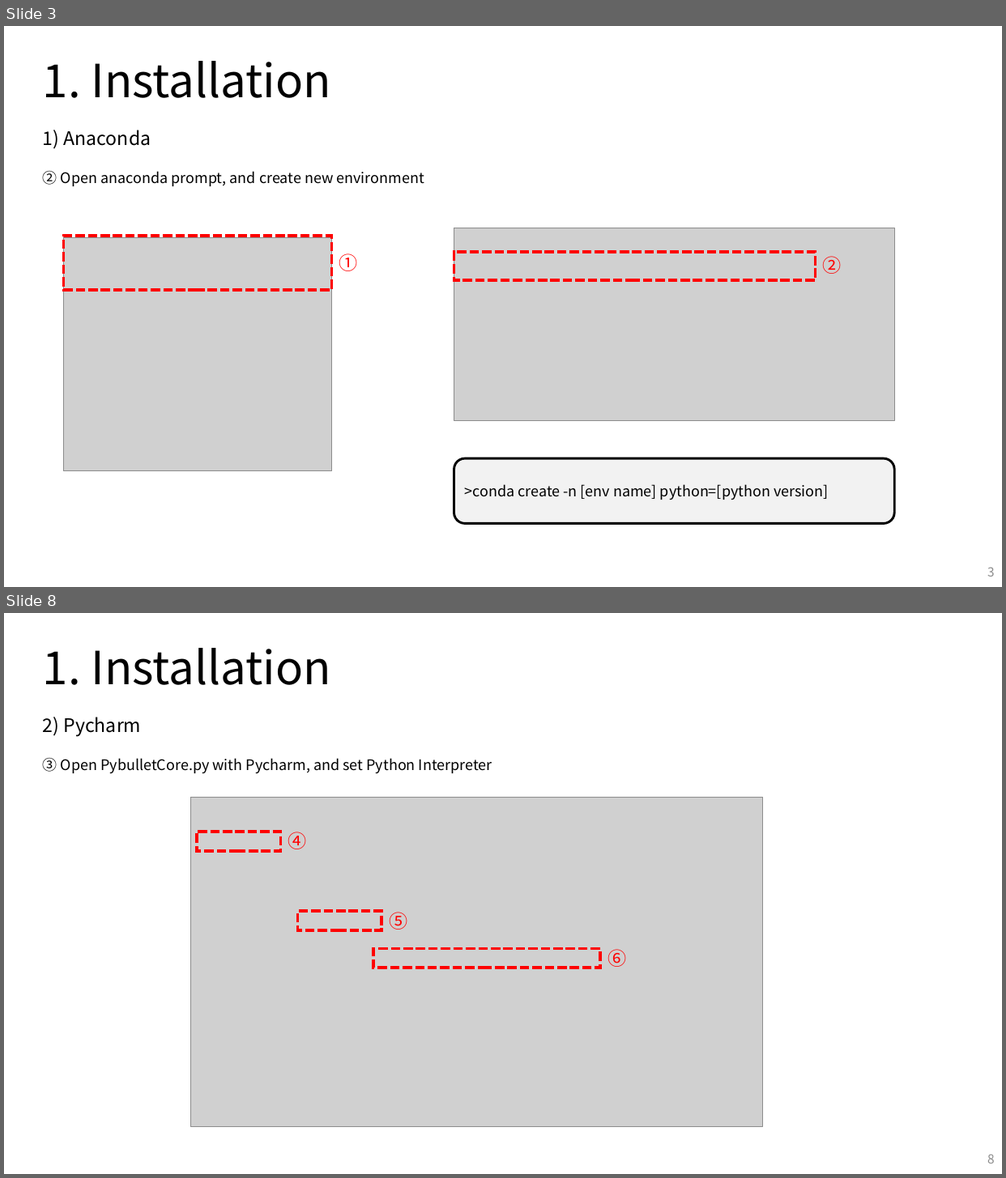
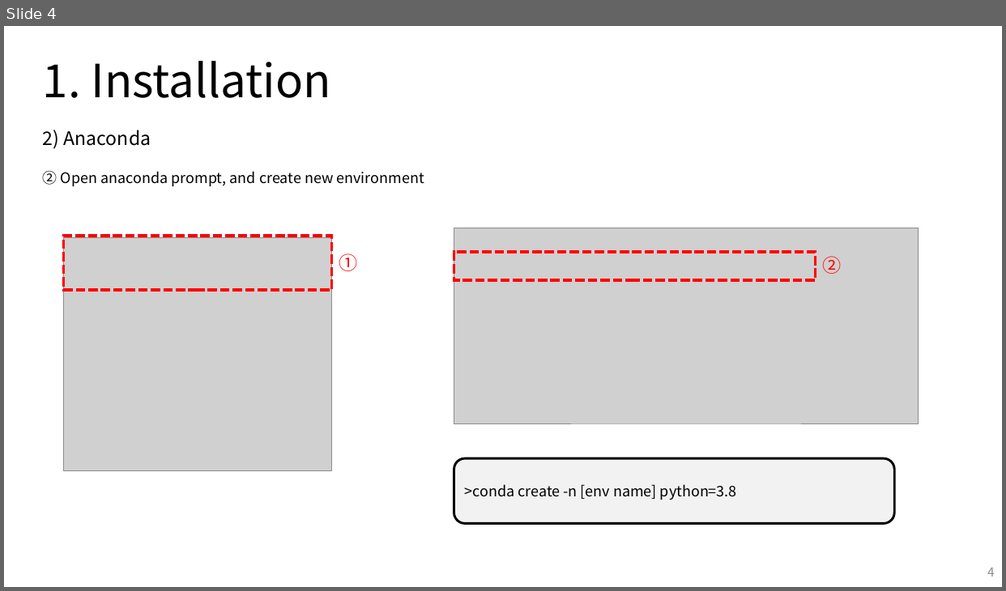
Before and after one commit to 0LYS0/mech439_pybullet, a slide deck: manual/Manual.pptx. Shown one above the other, each under a label of ours: slides 3 and 8 before the commit, slide 4 after it; the slides between them are not shown. The pictures are 1006x1178 and 1006x591 pixels, drawn with LibreOffice and Linux fonts; fonts in the diff are those of the drawing; grey boxes stand for pictures; background and template pictures are left out. Boxes give left, top, right and bottom in pixels: in the first picture for what was removed or moved away, otherwise in the second. Text is boxed around its words. In the diff, an @@ line names an element or a change of style, - is before the commit and + after.

```diff
--- a/manual/Manual.pptx
+++ b/manual/Manual.pptx
@@ slide 8 removed at box(4, 613, 1002, 1174), background #FFFFFF @@
@@ text removed at box(43, 648, 331, 685) @@
-1. Installation
@@ text removed at box(43, 717, 142, 736) @@
-2) Pycharm
@@ text removed at box(43, 758, 492, 773) @@
-③ Open PybulletCore.py with Pycharm, and set Python Interpreter
@@ picture removed at box(191, 797, 763, 1127) @@
@@ rectangle removed at box(197, 832, 280, 851) @@
@@ text removed at box(288, 832, 307, 850) @@
-④
@@ rectangle removed at box(297, 912, 381, 931) @@
@@ text removed at box(389, 912, 407, 930) @@
-⑤
@@ rectangle removed at box(374, 949, 601, 969) @@
@@ text removed at box(607, 949, 626, 967) @@
-⑥
@@ page number removed at box(987, 1154, 995, 1164) @@
-8
@@ what was slide 3 is now slide 4 @@
@@ slide 4 changed as well @@
@@ text at box(43, 130, 151, 149): text changed @@
-1) Anaconda
+2) Anaconda
@@ picture: place and size @@
-picture at box(454, 228, 894, 420)
+picture at box(454, 228, 918, 424)
@@ text in rounded rectangle at box(465, 484, 737, 500): text changed @@
->conda create -n [env name] python=[python version]
+>conda create -n [env name] python=3.8
@@ page number at box(987, 568, 995, 577): text changed @@
-3
+4
```
Also in this commit, not shown: 5 other slides changed, 4 slides added, 6 other slides removed, 24 other files.
